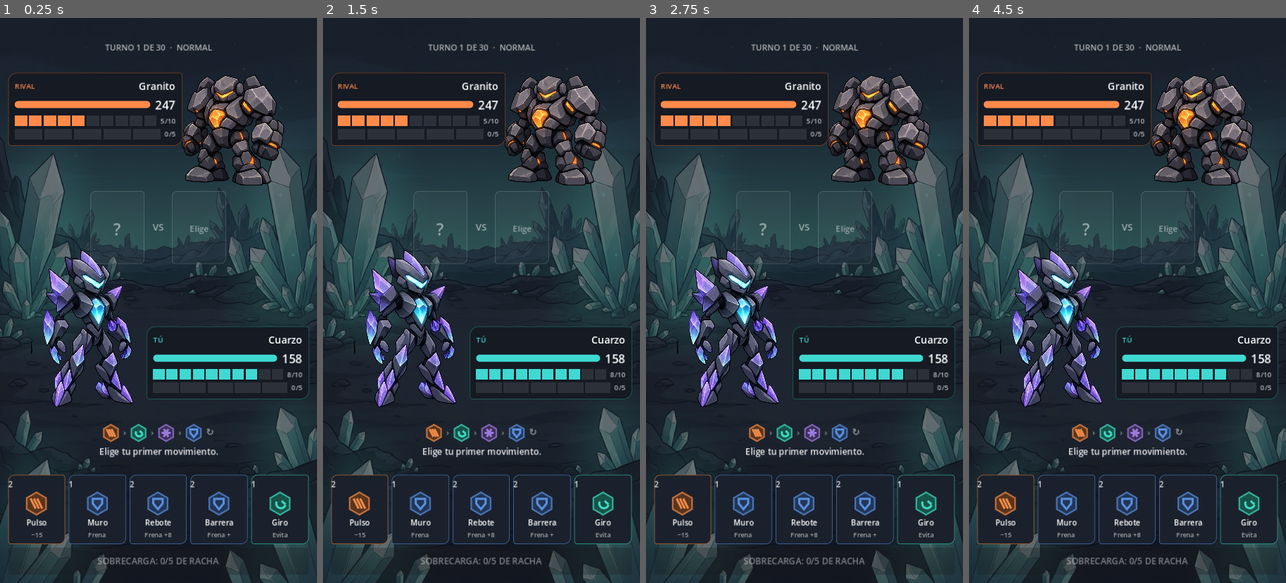
Above: before the commit, frames 1-4 (left to right).
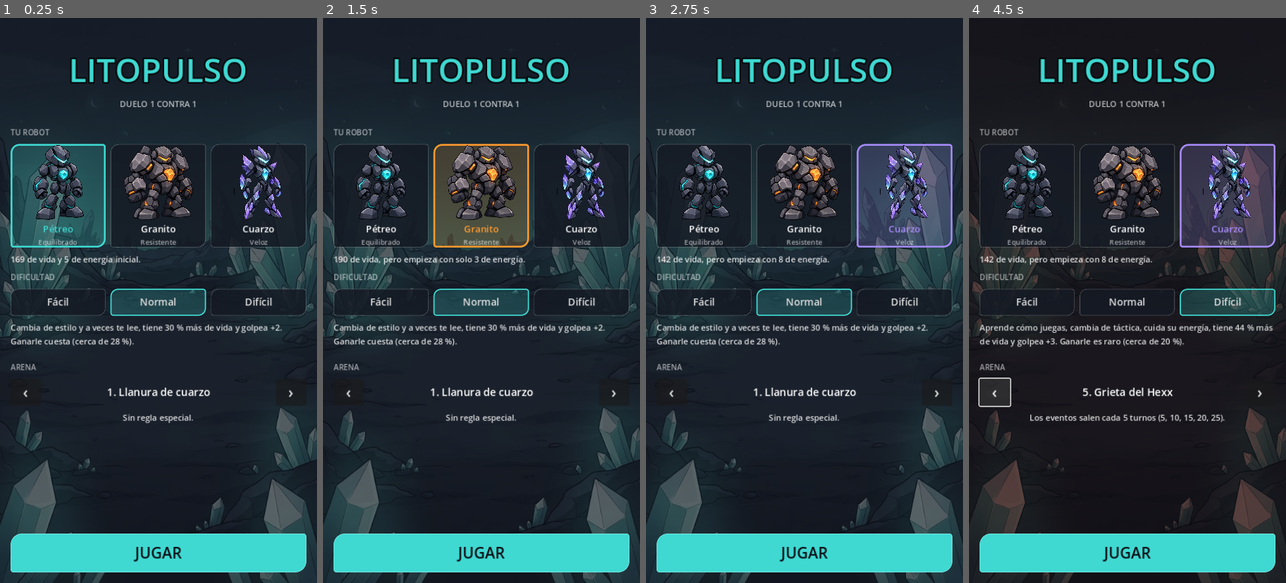
Above: after the commit, the same moments.

Repository: thAEnd8/litopulso
Game: Godot game, scene res://ui/home.tscn
Two runs of this game, one before a commit and one after it. Both use one fixed random seed, a clock stepped at 60 frames per second and the inputs below. Before the commit the project starts from res://ui/duel.tscn.
Inputs (mouse positions are in pixels of both pictures, inside the frame that each line leads up to):
- Up to frame 1 (0.25 s): no input
- Up to frame 2 (1.5 s): click (380, 193) at 0.52 s; click (481, 193) at 1.27 s
- Up to frame 3 (2.75 s): click (905, 193) at 2.02 s
- Up to frame 4 (4.5 s): click (1026, 300) at 2.75 s, where only the run after the commit has a clickable "Fácil"; click (1228, 300) at 3.5 s, where only the run after the commit has a clickable "Difícil"; click (994, 390) at 4.25 s, where only the run after the commit has a clickable "‹"

The runs differ from the first frame. In frame 1, 37% of the frame differs, in the area x 2-98%, y 4-99%; in frame 2, 39%; in frame 3, 37%; in frame 4, 46%, in the area x 0-100%, y 4-100%.

Commit message:
Menu de inicio: robot, dificultad y arena

Diff:
--- a/engine/engine.gd
+++ b/engine/engine.gd
@@ -716,3 +716,28 @@
 		x.shield = false
 		x.immune = false
 	return r
+
+# ---------- arenas y equipo para un robot elegido (menú) ----------
+static func apply_arena(g: Dictionary, k: int) -> void:
+	for f in [g.you, g.foe]:
+		if k == 2:
+			f.edge = f.get("edge", 0) + 3
+		elif k == 3:
+			f.regen += 1
+		elif k == 4:
+			f.scNeed = 4
+			f.arNeed = 4
+	if k == 5:
+		g.evAt = [5, 10, 15, 20, 25]
+
+static func random_build_for(robot: String, rng: Callable) -> Dictionary:
+	while true:
+		var hs: int = min(5, POOL.size())
+		var cards: Array = shuffle(POOL, rng).slice(0, hs)
+		var pas: Array = shuffle(passives_of(robot), rng).slice(0, D.CFG.passiveSlots)
+		var ids: Array = D.CARDS.keys()
+		cards.sort_custom(func(a, c): return ids.find(a) < ids.find(c))
+		var b := {"robot": robot, "cards": cards, "passives": pas}
+		if valid_build(b) == "":
+			return b
+	return {}
--- a/project.godot
+++ b/project.godot
@@ -2,7 +2,7 @@
 
 [application]
 config/name="Litopulso"
-run/main_scene="res://ui/duel.tscn"
+run/main_scene="res://ui/home.tscn"
 config/features=PackedStringArray("4.3")
 
 [display]
--- a/ui/duel.gd
+++ b/ui/duel.gd
@@ -5,14 +5,16 @@
 const LRng = preload("res://engine/lrng.gd")
 const SegBar = preload("res://ui/segbar.gd")
 const Hex = preload("res://ui/hex.gd")
+const Session = preload("res://ui/session.gd")
 const TCOL := {"attack": Color("ee8a4a"), "guard": Color("5a8fe0"), "dodge": Color("3fd9c2"), "skill": Color("9b7be0"), "over": Color("d46be0")}
 const ACC := Color("3fd9d2")
+const ARENA_TINT := [Color(1, 1, 1), Color(1.0, 0.82, 0.62), Color(0.62, 0.85, 1.0), Color(0.82, 0.68, 1.0), Color(1.0, 0.62, 0.55)]
 const FOE_COL := Color("ff8a4a")
 const PANEL_BG := Color("151a23")
 
 var g: Dictionary
 var rng
-var diff := "normal"
+var diff: String = Session.diff
 var busy := false
 var ui := {}
 
@@ -142,6 +144,7 @@
 
 func _build_ui() -> void:
 	var bg := TextureRect.new()
+	ui.bg = bg
 	bg.texture = load("res://assets/arenas/arena_1.jpg")
 	bg.expand_mode = TextureRect.EXPAND_IGNORE_SIZE
 	bg.stretch_mode = TextureRect.STRETCH_KEEP_ASPECT_COVERED
@@ -218,10 +221,13 @@
 # ---------- partida ----------
 func _new_duel() -> void:
 	busy = false
-	var by: Dictionary = E.random_build(rng.next)
+	var by: Dictionary = E.random_build_for(Session.robot, rng.next)
 	var bf: Dictionary = E.random_build(rng.next)
 	g = E.new_game(by, bf)
 	E.apply_difficulty(g, diff)
+	E.apply_arena(g, Session.arena)
+	ui.bg.texture = load("res://assets/arenas/arena_1.jpg")
+	ui.bg.modulate = ARENA_TINT[Session.arena - 1]
 	ui.foe_img.texture = load("res://assets/robots/robot_%s.png" % g.foe.robot)
 	ui.you_img.texture = load("res://assets/robots/robot_%s.png" % g.you.robot)
 	_set_slot(ui.foe_slot, null, "?")
@@ -253,11 +259,11 @@
 	p.hp.text = str(f.hp)
 	p.en.set_values(f.en, 10)
 	p.enl.text = "%d/10" % f.en
-	p.sc.set_values(f.sc, E.over_need(f))
-	p.scl.text = "%d/%d" % [f.sc, E.over_need(f)]
+	p.sc.set_values(min(f.sc, E.over_need(f)), E.over_need(f))
+	p.scl.text = "%d/%d" % [min(f.sc, E.over_need(f)), E.over_need(f)]
 
 func _refresh() -> void:
-	ui.top.text = "TURNO %d DE %d  ·  %s" % [g.turn, D.CFG.maxTurns, D.DIFFS[diff].name.to_upper()]
+	ui.top.text = "TURNO %d DE %d  ·  %s  ·  %s" % [g.turn, D.CFG.maxTurns, D.DIFFS[diff].name.to_upper(), D.ARENAS[Session.arena - 1].n.to_upper()]
 	var evt := ""
 	if g.get("ev", null) != null:
 		evt = "EVENTO: %s (%d turnos)" % [D.EVENTS[g.ev.id].name, g.ev.left]
@@ -271,11 +277,22 @@
 	if g.over:
 		var res: String = {"win": "¡GANASTE!", "lose": "PERDISTE", "draw": "EMPATE"}[g.result]
 		ui.log.text = res
-		ui.over.text = "JUGAR DE NUEVO"
-		ui.over.disabled = false
+		ui.over.visible = false
 		_clear_pressed()
-		ui.over.pressed.connect(_new_duel)
+		var rb := Button.new()
+		rb.text = "REVANCHA"
+		rb.custom_minimum_size = Vector2(0, 64)
+		rb.size_flags_horizontal = Control.SIZE_EXPAND_FILL
+		rb.pressed.connect(_new_duel)
+		ui.hand.add_child(rb)
+		var mb := Button.new()
+		mb.text = "MENÚ"
+		mb.custom_minimum_size = Vector2(0, 64)
+		mb.size_flags_horizontal = Control.SIZE_EXPAND_FILL
+		mb.pressed.connect(func(): get_tree().change_scene_to_file("res://ui/home.tscn"))
+		ui.hand.add_child(mb)
 		return
+	ui.over.visible = true
 	for c in g.you.hand:
 		ui.hand.add_child(_card_tile(c))
 	var need: int = E.over_need(g.you)
--- /dev/null
+++ b/ui/home.gd
@@ -0,0 +1,180 @@
+extends Control
+# Menú de inicio: elegir robot, dificultad y arena.
+const D = preload("res://engine/ldata.gd")
+const Session = preload("res://ui/session.gd")
+const ACC := Color("3fd9d2")
+const ARENA_TINT := [Color(1, 1, 1), Color(1.0, 0.82, 0.62), Color(0.62, 0.85, 1.0), Color(0.82, 0.68, 1.0), Color(1.0, 0.62, 0.55)]
+
+var ui := {}
+
+func _ready() -> void:
+	_build()
+	_refresh()
+
+func _style(bg: Color, border: Color, tl := 14, br := 14, bw := 1) -> StyleBoxFlat:
+	var s := StyleBoxFlat.new()
+	s.bg_color = bg
+	s.border_color = border
+	s.set_border_width_all(bw)
+	s.corner_radius_top_left = tl
+	s.corner_radius_bottom_right = br
+	s.corner_radius_top_right = 4
+	s.corner_radius_bottom_left = 4
+	return s
+
+func _label(parent: Node, text: String, size := 16, col := Color.WHITE) -> Label:
+	var l := Label.new()
+	l.text = text
+	l.add_theme_font_size_override("font_size", size)
+	l.add_theme_color_override("font_color", col)
+	if parent:
+		parent.add_child(l)
+	return l
+
+func _section(parent: Node, text: String) -> void:
+	var l := _label(parent, text, 13, Color(1, 1, 1, 0.6))
+	l.horizontal_alignment = HORIZONTAL_ALIGNMENT_LEFT
+
+func _build() -> void:
+	ui.bg = TextureRect.new()
+	ui.bg.texture = load("res://assets/arenas/arena_1.jpg")
+	ui.bg.expand_mode = TextureRect.EXPAND_IGNORE_SIZE
+	ui.bg.stretch_mode = TextureRect.STRETCH_KEEP_ASPECT_COVERED
+	ui.bg.set_anchors_preset(Control.PRESET_FULL_RECT)
+	add_child(ui.bg)
+	var shade := ColorRect.new()
+	shade.color = Color(0.04, 0.05, 0.08, 0.62)
+	shade.set_anchors_preset(Control.PRESET_FULL_RECT)
+	add_child(shade)
+	var m := MarginContainer.new()
+	m.set_anchors_preset(Control.PRESET_FULL_RECT)
+	for s in ["left", "right", "bottom"]:
+		m.add_theme_constant_override("margin_" + s, 18)
+	m.add_theme_constant_override("margin_top", 48)
+	add_child(m)
+	var v := VBoxContainer.new()
+	v.add_theme_constant_override("separation", 10)
+	m.add_child(v)
+	var t := _label(v, "LITOPULSO", 56, ACC)
+	t.horizontal_alignment = HORIZONTAL_ALIGNMENT_CENTER
+	t.add_theme_color_override("font_outline_color", Color(0, 0, 0, 0.8))
+	t.add_theme_constant_override("outline_size", 10)
+	var st := _label(v, "DUELO 1 CONTRA 1", 14, Color(1, 1, 1, 0.7))
+	st.horizontal_alignment = HORIZONTAL_ALIGNMENT_CENTER
+	var sp := Control.new()
+	sp.custom_minimum_size = Vector2(0, 8)
+	v.add_child(sp)
+	_section(v, "TU ROBOT")
+	ui.robots = HBoxContainer.new()
+	ui.robots.add_theme_constant_override("separation", 8)
+	v.add_child(ui.robots)
+	ui.robot_text = _label(v, "", 14, Color(1, 1, 1, 0.85))
+	ui.robot_text.autowrap_mode = TextServer.AUTOWRAP_WORD_SMART
+	_section(v, "DIFICULTAD")
+	ui.diffs = HBoxContainer.new()
+	ui.diffs.add_theme_constant_override("separation", 8)
+	v.add_child(ui.diffs)
+	ui.diff_text = _label(v, "", 14, Color(1, 1, 1, 0.85))
+	ui.diff_text.autowrap_mode = TextServer.AUTOWRAP_WORD_SMART
+	ui.diff_text.custom_minimum_size = Vector2(0, 58)
+	_section(v, "ARENA")
+	var ar := HBoxContainer.new()
+	ar.add_theme_constant_override("separation", 8)
+	v.add_child(ar)
+	ui.prev = _arrow("‹", -1)
+	ar.add_child(ui.prev)
+	ui.arena_name = _label(ar, "", 18)
+	ui.arena_name.horizontal_alignment = HORIZONTAL_ALIGNMENT_CENTER
+	ui.arena_name.size_flags_horizontal = Control.SIZE_EXPAND_FILL
+	ui.next = _arrow("›", 1)
+	ar.add_child(ui.next)
+	ui.arena_text = _label(v, "", 14, Color(1, 1, 1, 0.85))
+	ui.arena_text.autowrap_mode = TextServer.AUTOWRAP_WORD_SMART
+	ui.arena_text.horizontal_alignment = HORIZONTAL_ALIGNMENT_CENTER
+	var fill := Control.new()
+	fill.size_flags_vertical = Control.SIZE_EXPAND_FILL
+	v.add_child(fill)
+	var play := Button.new()
+	play.text = "JUGAR"
+	play.custom_minimum_size = Vector2(0, 66)
+	play.add_theme_font_size_override("font_size", 26)
+	play.add_theme_color_override("font_color", Color("0b1016"))
+	for stn in ["normal", "hover", "pressed"]:
+		play.add_theme_stylebox_override(stn, _style(ACC if stn != "pressed" else ACC.darkened(0.2), ACC.lightened(0.3), 18, 18))
+	play.pressed.connect(_play)
+	v.add_child(play)
+
+func _arrow(txt: String, d: int) -> Button:
+	var b := Button.new()
+	b.text = txt
+	b.custom_minimum_size = Vector2(52, 44)
+	b.add_theme_font_size_override("font_size", 26)
+	b.pressed.connect(_arena_step.bind(d))
+	return b
+
+func _arena_step(d: int) -> void:
+	Session.arena = (Session.arena - 1 + d + D.ARENAS.size()) % D.ARENAS.size() + 1
+	_refresh()
+
+func _pick_robot(r: String) -> void:
+	Session.robot = r
+	_refresh()
+
+func _pick_diff(d: String) -> void:
+	Session.diff = d
+	_refresh()
+
+func _refresh() -> void:
+	for c in ui.robots.get_children():
+		c.queue_free()
+	for r in D.ROBOTS:
+		var info: Dictionary = D.ROBOTS[r]
+		var col := Color(info.color)
+		var on: bool = r == Session.robot
+		var b := Button.new()
+		b.custom_minimum_size = Vector2(0, 176)
+		b.size_flags_horizontal = Control.SIZE_EXPAND_FILL
+		for stn in ["normal", "hover", "pressed"]:
+			b.add_theme_stylebox_override(stn, _style(Color(col.r, col.g, col.b, 0.18) if on else Color(0.08, 0.1, 0.14, 0.85), col if on else Color(1, 1, 1, 0.12), 14, 14, 3 if on else 1))
+		var bx := VBoxContainer.new()
+		bx.set_anchors_preset(Control.PRESET_FULL_RECT)
+		bx.mouse_filter = Control.MOUSE_FILTER_IGNORE
+		bx.add_theme_constant_override("separation", 2)
+		b.add_child(bx)
+		var tr := TextureRect.new()
+		tr.texture = load("res://assets/robots/robot_%s.png" % r)
+		tr.expand_mode = TextureRect.EXPAND_IGNORE_SIZE
+		tr.stretch_mode = TextureRect.STRETCH_KEEP_ASPECT_CENTERED
+		tr.size_flags_vertical = Control.SIZE_EXPAND_FILL
+		tr.mouse_filter = Control.MOUSE_FILTER_IGNORE
+		bx.add_child(tr)
+		var nm := _label(bx, info.name, 16, col if on else Color.WHITE)
+		nm.horizontal_alignment = HORIZONTAL_ALIGNMENT_CENTER
+		nm.mouse_filter = Control.MOUSE_FILTER_IGNORE
+		var sh := _label(bx, info.short, 12, Color(1, 1, 1, 0.6))
+		sh.horizontal_alignment = HORIZONTAL_ALIGNMENT_CENTER
+		sh.mouse_filter = Control.MOUSE_FILTER_IGNORE
+		b.pressed.connect(_pick_robot.bind(r))
+		ui.robots.add_child(b)
+	ui.robot_text.text = D.ROBOTS[Session.robot].text
+	for c in ui.diffs.get_children():
+		c.queue_free()
+	for d in D.DIFFS:
+		var on2: bool = d == Session.diff
+		var b2 := Button.new()
+		b2.text = D.DIFFS[d].name
+		b2.custom_minimum_size = Vector2(0, 46)
+		b2.size_flags_horizontal = Control.SIZE_EXPAND_FILL
+		b2.add_theme_font_size_override("font_size", 17)
+		for stn in ["normal", "hover", "pressed"]:
+			b2.add_theme_stylebox_override(stn, _style(Color(ACC.r, ACC.g, ACC.b, 0.2) if on2 else Color(0.08, 0.1, 0.14, 0.85), ACC if on2 else Color(1, 1, 1, 0.12), 12, 12, 2 if on2 else 1))
+		b2.pressed.connect(_pick_diff.bind(d))
+		ui.diffs.add_child(b2)
+	ui.diff_text.text = D.DIFFS[Session.diff].text
+	var a: Dictionary = D.ARENAS[Session.arena - 1]
+	ui.arena_name.text = "%d. %s" % [Session.arena, a.n]
+	ui.arena_text.text = a.r
+	ui.bg.modulate = ARENA_TINT[Session.arena - 1]
+
+func _play() -> void:
+	get_tree().change_scene_to_file("res://ui/duel.tscn")
--- /dev/null
+++ b/ui/home.tscn
@@ -0,0 +1,12 @@
+[gd_scene load_steps=2 format=3]
+
+[ext_resource type="Script" path="res://ui/home.gd" id="1"]
+
+[node name="Home" type="Control"]
+layout_mode = 3
+anchors_preset = 15
+anchor_right = 1.0
+anchor_bottom = 1.0
+grow_horizontal = 2
+grow_vertical = 2
+script = ExtResource("1")
--- /dev/null
+++ b/ui/session.gd
@@ -0,0 +1,5 @@
+extends RefCounted
+# Elecciones del menú que lee el duelo.
+static var robot: String = "petreo"
+static var diff: String = "normal"
+static var arena: int = 1
